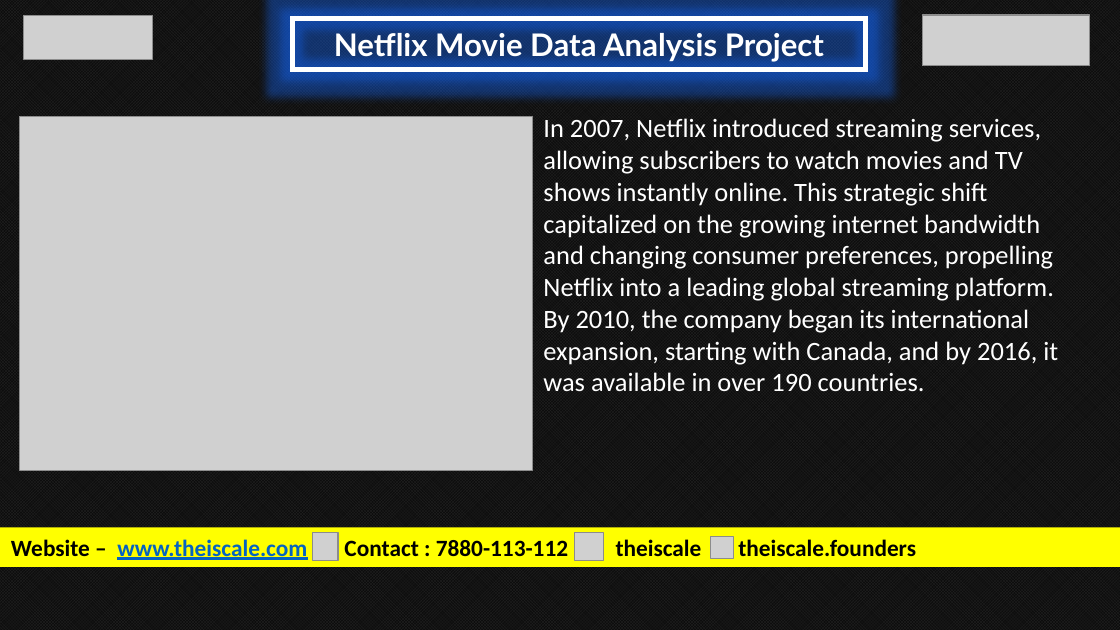
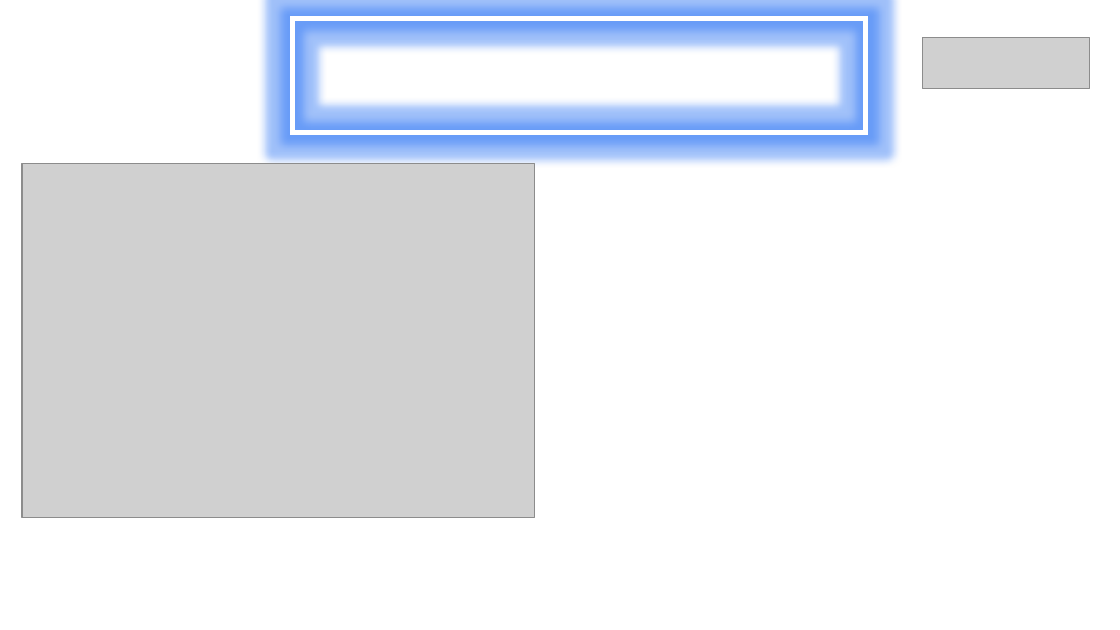
Before and after one commit to Tushar4440/netflix-data-analyst-project, a slide deck: slide 3 of movie data analysis project ppt.pptx (slide 4 before the commit). Drawn at 1120x630 pixels with LibreOffice and Linux fonts; fonts in the diff are those of the drawing; grey boxes stand for pictures. Boxes give left, top, right and bottom in pixels: in the first picture for what was removed or moved away, otherwise in the second. Text is boxed around its words. In the diff, an @@ line names an element or a change of style, - is before the commit and + after.

Commit message:
Update presentation file with new analysis insights

```diff
--- a/movie data analysis project ppt.pptx
+++ b/movie data analysis project ppt.pptx
@@ background pattern #262626 on #0D0D0D to #FFFFFF @@
@@ picture removed at bbox=[24, 15, 152, 58] @@
@@ rectangle removed at bbox=[292, 19, 866, 69] @@
-Netflix Movie Data Analysis Project
@@ rectangle added at bbox=[292, 19, 866, 132], outline #FFFFFF 3 pt @@
@@ picture: place and size @@
-picture at bbox=[922, 15, 1089, 65]
+picture at bbox=[922, 37, 1089, 87]
@@ text removed at bbox=[543, 118, 1058, 391] @@
-In 2007, Netflix introduced streaming services, allowing subscribers to watch movies and TV shows instantly online. This strategic shift capitalized on the growing internet bandwidth and changing consumer preferences, propelling Netflix into a leading global streaming platform. By 2010, the company began its international expansion, starting with Canada, and by 2016, it was available in over 190 countries.
@@ picture: place and size @@
-picture at bbox=[20, 116, 533, 470]
+picture at bbox=[22, 164, 535, 517]
@@ rectangle removed at bbox=[0, 528, 1120, 567] @@
-Website – www.theiscale.com Contact : 7880-113-112 theiscale theiscale.founders
@@ picture removed at bbox=[312, 533, 338, 561] @@
@@ picture removed at bbox=[575, 533, 604, 561] @@
@@ picture removed at bbox=[710, 536, 734, 559] @@
```
Also in this commit, not shown: 5 other slides changed, 2 slides removed.
